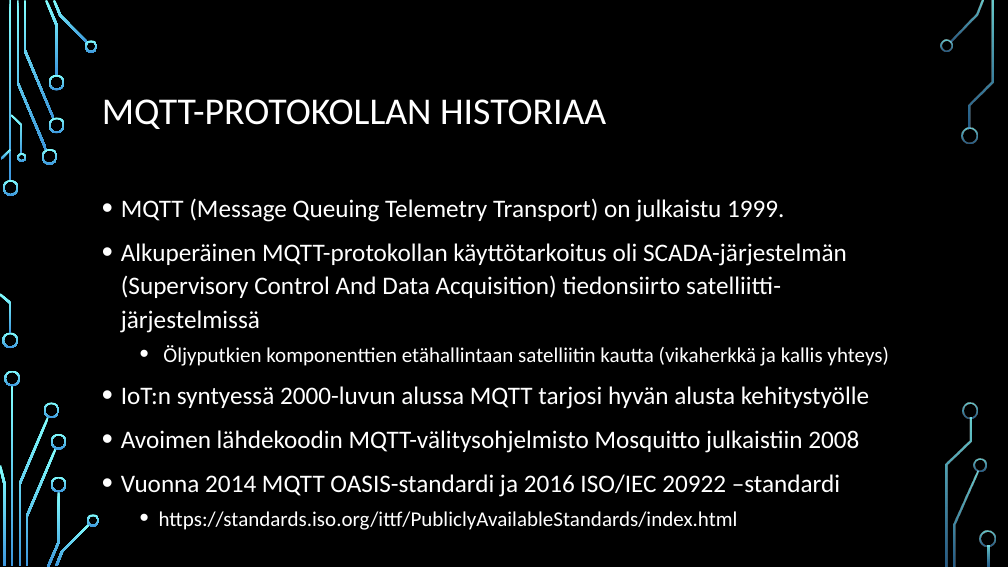
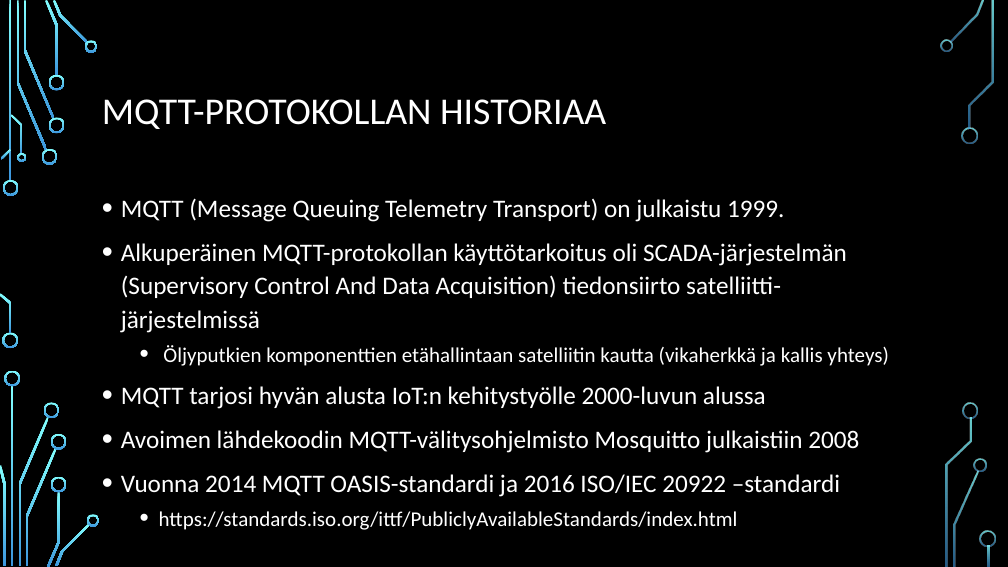
Before and after one commit to raisiope/SSK, a slide deck: slide 2 of info/MQTT_Sparkplug.pptx. Drawn at 1008x567 pixels with LibreOffice and Linux fonts; fonts in the diff are those of the drawing; background and template pictures are left out. Boxes give left, top, right and bottom in pixels: in the first picture for what was removed or moved away, otherwise in the second. Text is boxed around its words. In the diff, an @@ line names an element or a change of style, - is before the commit and + after.

```diff
--- a/info/MQTT_Sparkplug.pptx
+++ b/info/MQTT_Sparkplug.pptx
@@ text at (x1=121, y1=386, x2=766, y2=409): text changed @@
-• IoT:n syntyessä 2000-luvun alussa MQTT tarjosi hyvän alusta kehitystyölle
+• MQTT tarjosi hyvän alusta IoT:n kehitystyölle 2000-luvun alussa
```
Also in this commit, not shown: 1 other slide changed.
